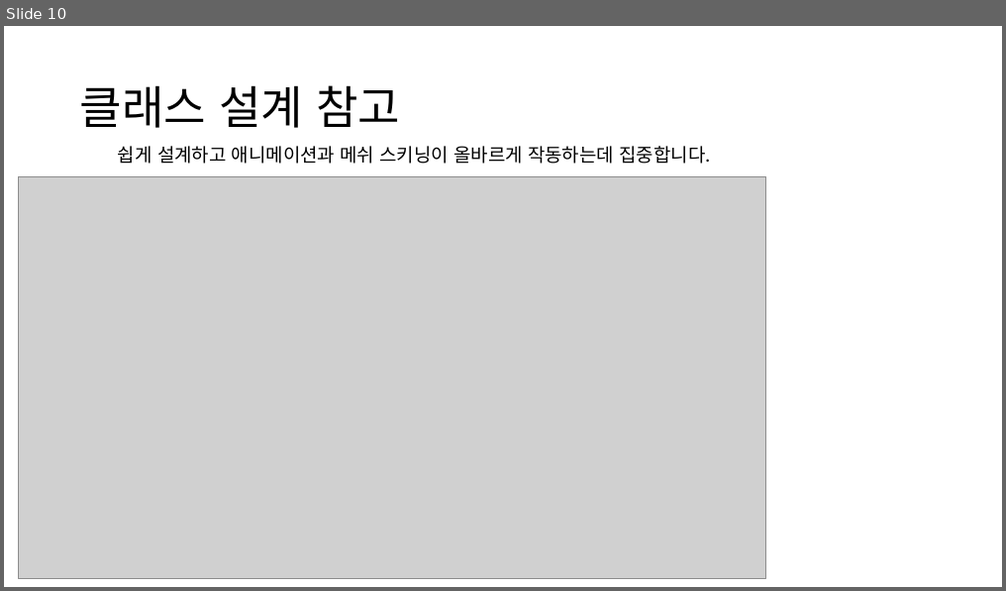
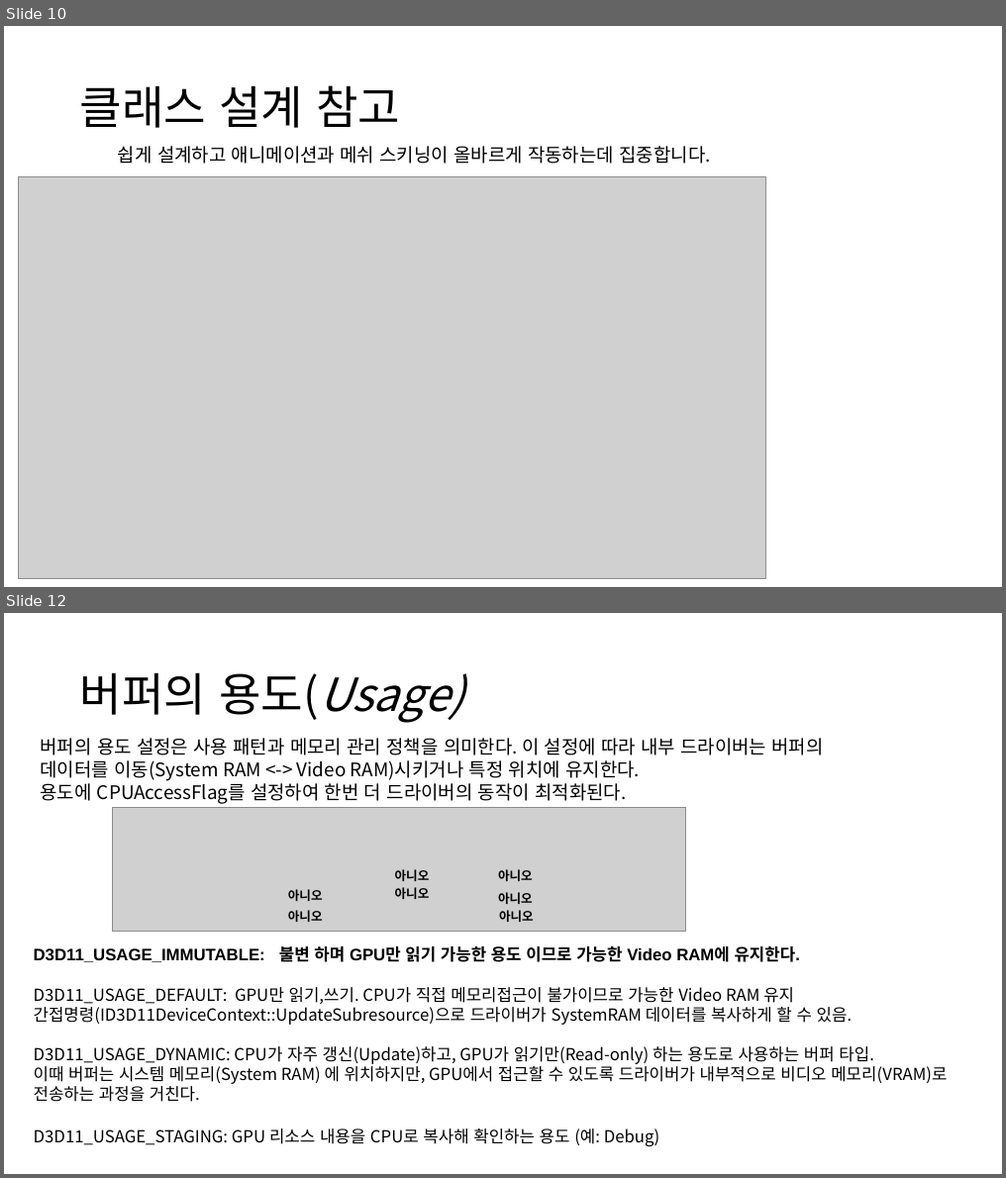
Before and after one commit to ldw9981/D3D11_Tutorial, a slide deck: Documents/11-SkinnedSkeletalMesh.pptx. Shown one above the other, each under a label of ours: slide 10 before the commit, slides 10 and 12 after it; the slides between them are not shown. The pictures are 1006x591 and 1006x1178 pixels, drawn with LibreOffice and Linux fonts; fonts in the diff are those of the drawing; grey boxes stand for pictures. Boxes give left, top, right and bottom in pixels: in the first picture for what was removed or moved away, otherwise in the second. Text is boxed around its words. In the diff, an @@ line names an element or a change of style, - is before the commit and + after.

Commit message:
update

```diff
--- a/Documents/11-SkinnedSkeletalMesh.pptx
+++ b/Documents/11-SkinnedSkeletalMesh.pptx
@@ slide 12 added at <box>4,613,1002,1174</box>, background #FFFFFF @@
@@ title added at <box>80,672,464,723</box>, 44 pt, text #000000 @@
+버퍼의 용도(Usage)
@@ text added at <box>41,738,824,804</box>, 18 pt, text #000000 @@
+버퍼의 용도 설정은 사용 패턴과 메모리 관리 정책을 의미한다. 이 설정에 따라 내부 드라이버는 버퍼의 데이터를 이동(System RAM <-> Video RAM)시키거나 특정 위치에 유지한다.
+용도에 CPUAccessFlag를 설정하여 한번 더 드라이버의 동작이 최적화된다.
@@ group added at <box>112,808,685,932</box>: 7 texts, 1 picture @@
+아니오
+아니오
+아니오
+아니오
+아니오
+아니오
+아니오
@@ text added at <box>34,947,946,1148</box>, 16 pt, text #000000 @@
+D3D11_USAGE_IMMUTABLE: 불변 하며 GPU만 읽기 가능한 용도 이므로 가능한 Video RAM에 유지한다.
+D3D11_USAGE_DEFAULT: GPU만 읽기,쓰기. CPU가 직접 메모리접근이 불가이므로 가능한 Video RAM 유지
+간접명령(ID3D11DeviceContext::UpdateSubresource)으로 드라이버가 SystemRAM 데이터를 복사하게 할 수 있음.
+D3D11_USAGE_DYNAMIC: CPU가 자주 갱신(Update)하고, GPU가 읽기만(Read-only) 하는 용도로 사용하는 버퍼 타입.
+이때 버퍼는 시스템 메모리(System RAM) 에 위치하지만, GPU에서 접근할 수 있도록 드라이버가 내부적으로 비디오 메모리(VRAM)로 전송하는 과정을 거친다.
+D3D11_USAGE_STAGING: GPU 리소스 내용을 CPU로 복사해 확인하는 용도 (예: Debug)
```
Also in this commit, not shown: 2 other slides added.
